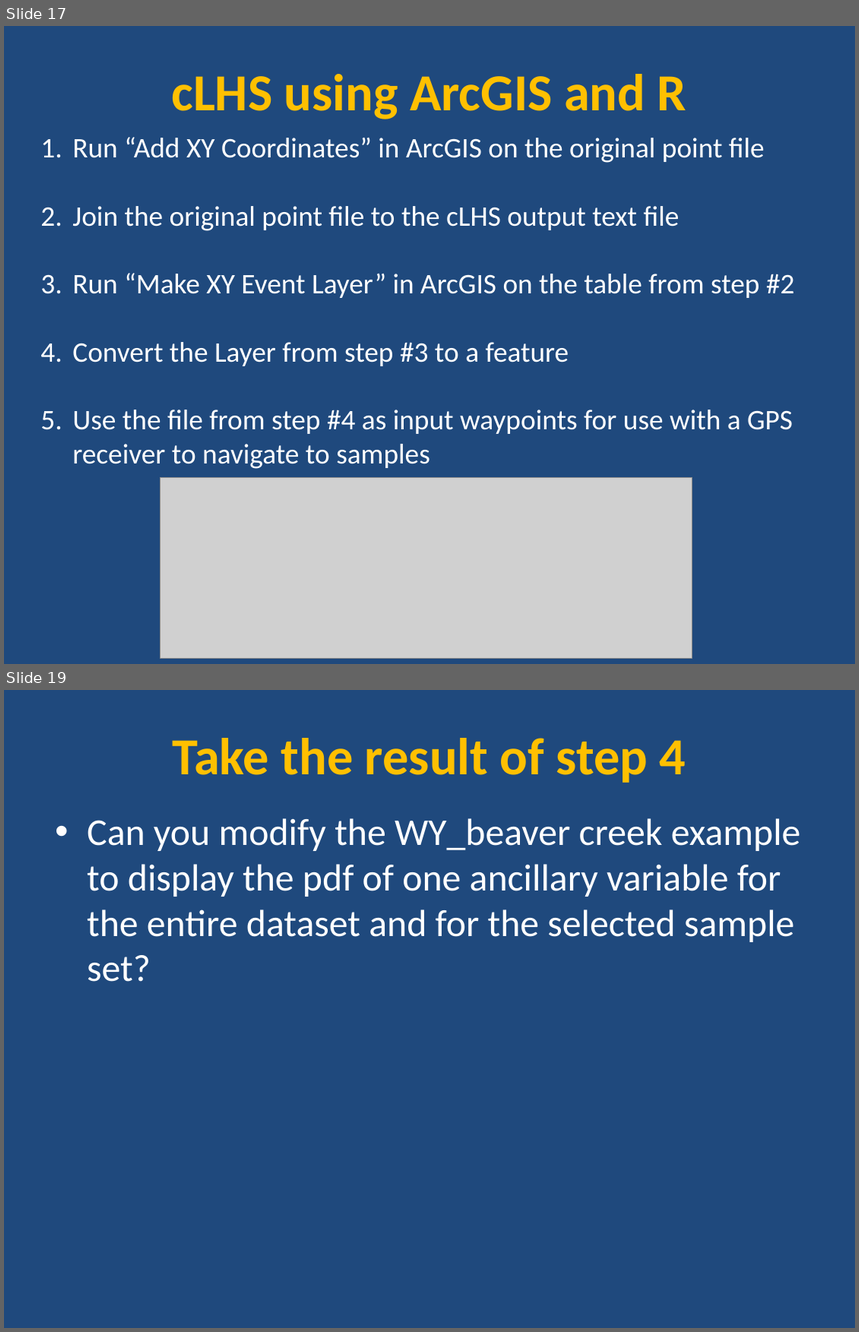
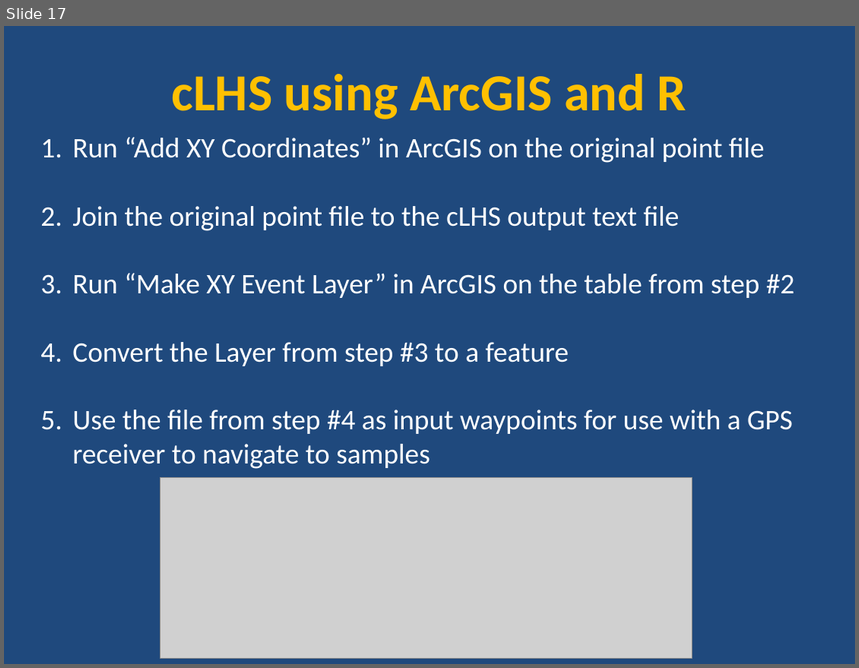
Before and after one commit to ncss-tech/stats_for_soil_survey, a slide deck: presentations/sampling/cLHS_sampling_R_example.pptx. Shown one above the other, each under a label of ours: slides 17 and 19 before the commit, slide 17 after it; the slides between them are not shown. The pictures are 859x1332 and 859x668 pixels, drawn with LibreOffice and Linux fonts; fonts in the diff are those of the drawing; grey boxes stand for pictures. Boxes give left, top, right and bottom in pixels: in the first picture for what was removed or moved away, otherwise in the second. Text is boxed around its words. In the diff, an @@ line names an element or a change of style, - is before the commit and + after.

Commit message:
update ppt for cLHS example
update ppt for cLHS example

```diff
--- a/presentations/sampling/cLHS_sampling_R_example.pptx
+++ b/presentations/sampling/cLHS_sampling_R_example.pptx
@@ slide 19 removed at [4,690,855,1328], background #1F497D @@
@@ title removed at [172,738,686,783] @@
-Take the result of step 4
@@ text removed at [87,818,801,982] @@
-• Can you modify the WY_beaver creek example to display the pdf of one ancillary variable for the entire dataset and for the selected sample set?
```
Also in this commit, not shown: 2 slides changed, 1 other slide removed.
